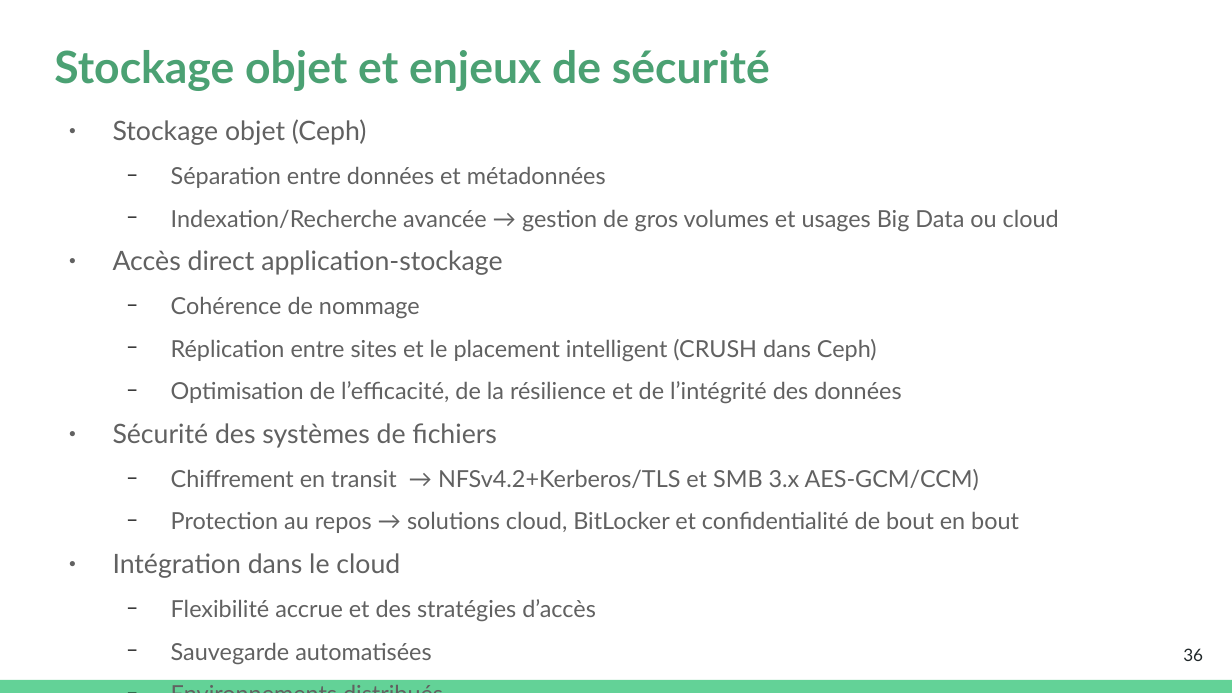
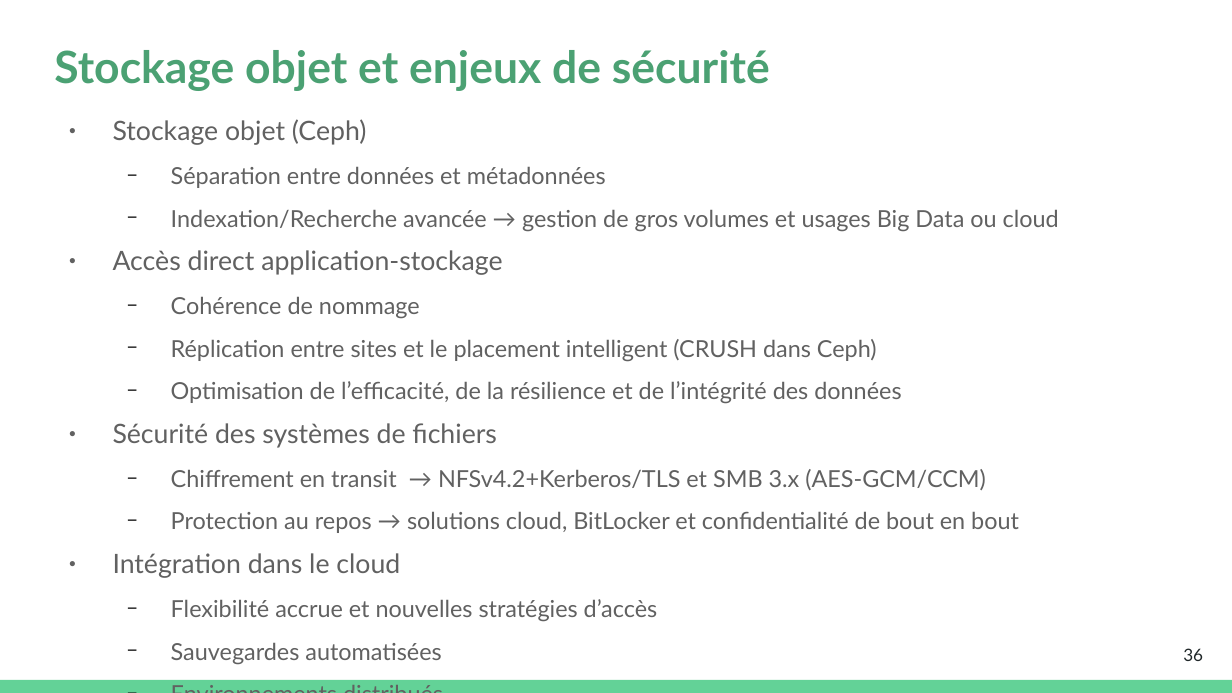
Before and after one commit to platu/inetdoc, a slide deck: slide 36 of presentations/asr-c2/c2-m1-asr.odp. Drawn at 1232x693 pixels with LibreOffice and Linux fonts; fonts in the diff are those of the drawing. Boxes give left, top, right and bottom in pixels: in the first picture for what was removed or moved away, otherwise in the second. Text is boxed around its words. In the diff, an @@ line names an element or a change of style, - is before the commit and + after.

```diff
--- a/presentations/asr-c2/c2-m1-asr.odp
+++ b/presentations/asr-c2/c2-m1-asr.odp
@@ text at (x1=171, y1=469, x2=986, y2=490): text changed @@
-  − Chiffrement en transit → NFSv4.2+Kerberos/TLS et SMB 3.x AES-GCM/CCM)
+  − Chiffrement en transit → NFSv4.2+Kerberos/TLS et SMB 3.x (AES-GCM/CCM)
@@ text at (x1=171, y1=599, x2=658, y2=665): text changed @@
-  − Flexibilité accrue et des stratégies d’accès
-  − Sauvegarde automatisées
+  − Flexibilité accrue et nouvelles stratégies d’accès
+  − Sauvegardes automatisées
```
Also in this commit, not shown: 6 other slides changed, 3 other files.
